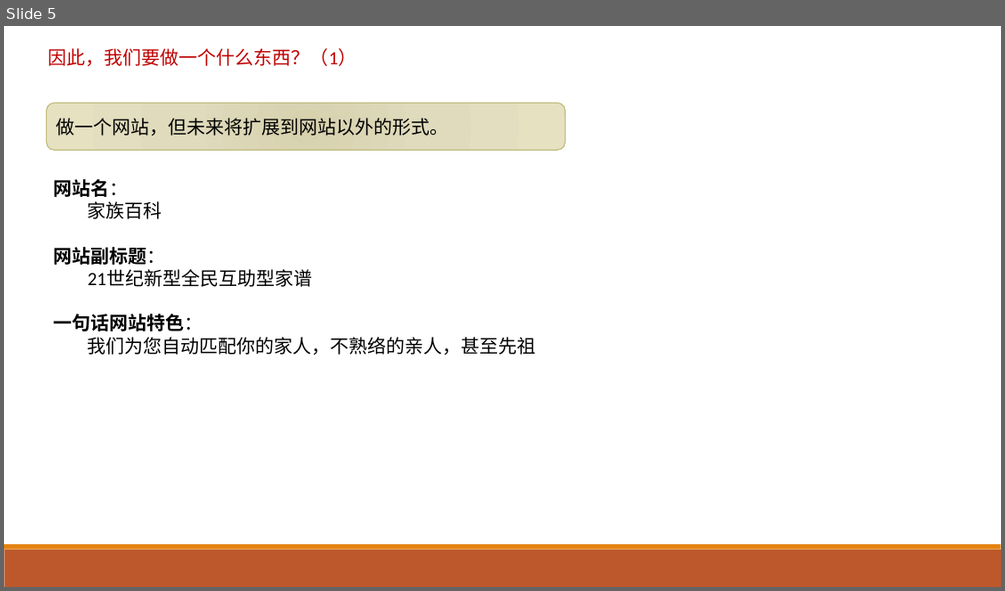
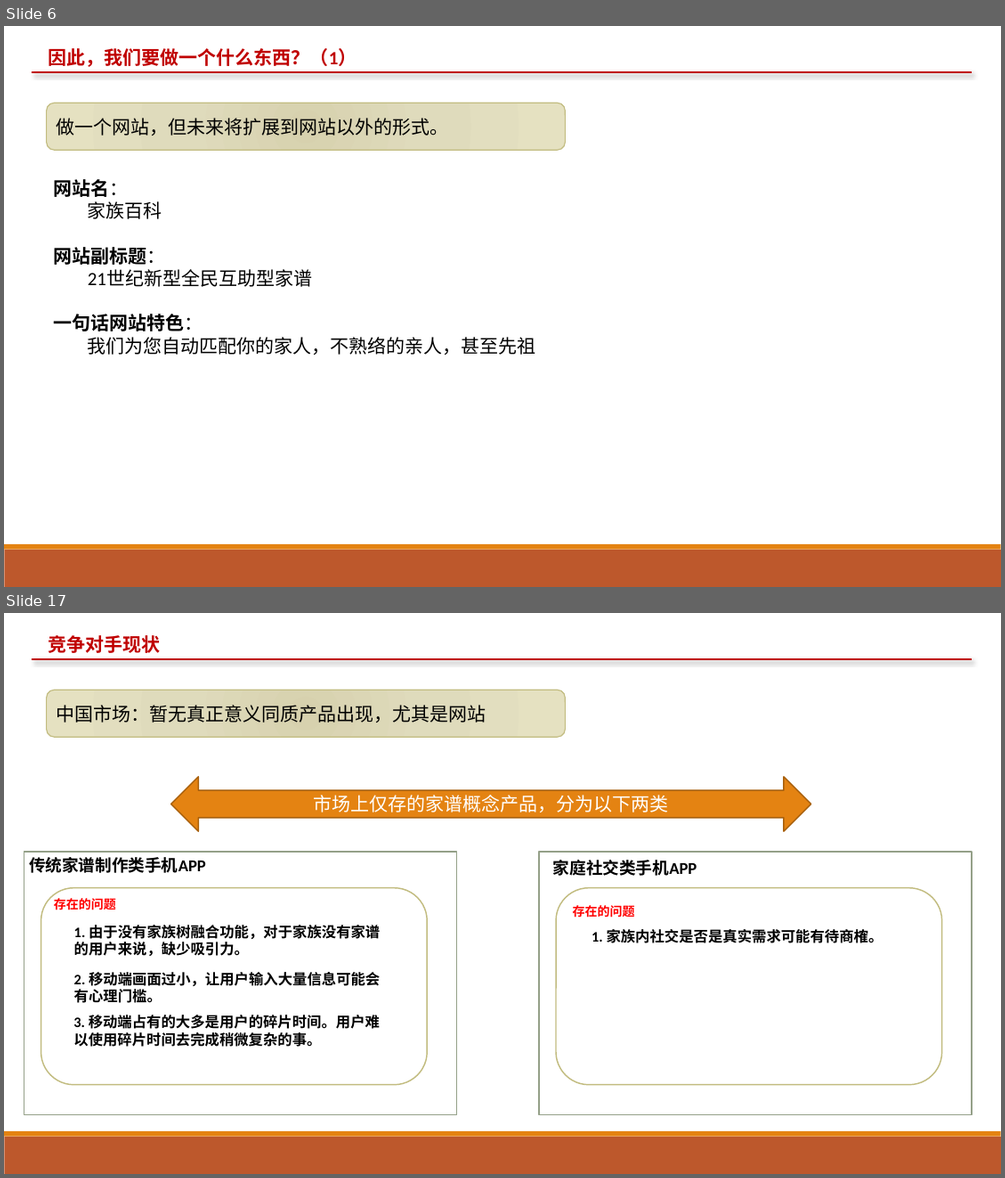
Before and after one commit to alpena1986/bloodnetdoc, a slide deck: 商业计划书.pptx. Shown one above the other, each under a label of ours: slide 5 before the commit, slides 6 and 17 after it; the slides between them are not shown. The pictures are 1005x591 and 1005x1178 pixels, drawn with LibreOffice and Linux fonts; fonts in the diff are those of the drawing. Boxes give left, top, right and bottom in pixels: in the first picture for what was removed or moved away, otherwise in the second. Text is boxed around its words. In the diff, an @@ line names an element or a change of style, - is before the commit and + after.

```diff
--- a/商业计划书.pptx
+++ b/商业计划书.pptx
@@ slide 17 added at (x1=4, y1=613, x2=1001, y2=1174), background #FFFFFF; not listed: 2 template elements that a slide beside it also shows @@
@@ text added at (x1=48, y1=635, x2=161, y2=653), 18 pt, text #C00000, bold @@
+竞争对手现状
@@ line added from (31, 659) to (971, 659), #C00000 1.5 pt @@
@@ rounded rectangle added at (x1=47, y1=690, x2=566, y2=737), fill gradient #D7D3AF to #DFDBBD to #E5E1C1, outline #C2BC80 1 pt, 18 pt, text #000000 @@
+中国市场：暂无真正意义同质产品出现，尤其是网站
@@ left right arrow added at (x1=170, y1=777, x2=811, y2=831), fill #E48312, outline #A9610D 1.25 pt, 18 pt, text #FFFFFF @@
+市场上仅存的家谱概念产品，分为以下两类
@@ rectangle added at (x1=24, y1=852, x2=456, y2=1115), fill #FFFFFF, outline #94A088 1.25 pt @@
@@ rectangle added at (x1=540, y1=852, x2=971, y2=1115), fill #FFFFFF, outline #94A088 1.25 pt @@
@@ text added at (x1=29, y1=857, x2=206, y2=873), 16 pt, text #000000, bold @@
+传统家谱制作类手机APP
@@ text added at (x1=553, y1=860, x2=696, y2=876), 16 pt, text #000000, bold @@
+家庭社交类手机APP
@@ rounded rectangle added at (x1=41, y1=888, x2=428, y2=1085), fill #FFFFFF, outline #C2BC80 1.25 pt @@
@@ text added at (x1=54, y1=898, x2=116, y2=909), 12 pt, text #FF0000, bold @@
+存在的问题
@@ rounded rectangle added at (x1=556, y1=888, x2=942, y2=1085), fill #FFFFFF, outline #C2BC80 1.25 pt @@
@@ text added at (x1=573, y1=905, x2=635, y2=916), 12 pt, text #FF0000, bold @@
+存在的问题
@@ text added at (x1=74, y1=925, x2=380, y2=956), 14 pt, text #000000, bold @@
+1. 由于没有家族树融合功能，对于家族没有家谱的用户来说，缺少吸引力。
@@ text added at (x1=591, y1=929, x2=883, y2=943), 14 pt, text #000000, bold @@
+1. 家族内社交是否是真实需求可能有待商榷。
@@ text added at (x1=74, y1=972, x2=380, y2=1003), 14 pt, text #000000, bold @@
+2. 移动端画面过小，让用户输入大量信息可能会有心理门槛。
@@ text added at (x1=73, y1=1014, x2=380, y2=1046), 14 pt, text #000000, bold @@
+3. 移动端占有的大多是用户的碎片时间。用户难以使用碎片时间去完成稍微复杂的事。
@@ what was slide 5 is now slide 6 @@
@@ slide 6 changed as well @@
@@ text "因此，我们要做一个什么东西？（1）" at (x1=48, y1=48, x2=357, y2=67): bold on @@
@@ line added from (31, 72) to (971, 72), #C00000 1.5 pt @@
```
Also in this commit, not shown: 6 other slides changed, 9 other slides added, 1 slide removed, 1 other file.
